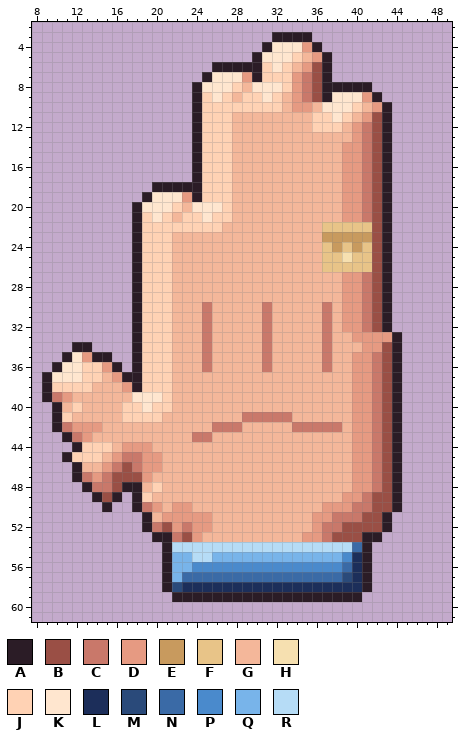
File history of a pixel-art file, aseprite-source/v3/items/final/ico/ico-hand-stop.aseprite. That is the earlier state.
64x64 pixels, 1 frame. Shown: x 8..49, y 2..61.
Palette (. is transparent): A #2b1c26  B #9a4f45  C #c9786a  D #e69a82  E #c89a5e  F #e8c488  G #f4b79a  H #f6e0b0  J #ffd2b4  K #ffe6cf  L #1c2e5a  M #2a4a7a  N #3a6aa6  P #4a8acc  Q #78b4ea  R #b6dcf6
Pixels before (only the part around the change), first column x 8:
 2 ..........................................
 3 ........................AAAA..............
 4 .......................AKKKDA.............
 5 ......................AKKKJGDA............
 6 ..................AAAAAJKJGDBA............
 7 .................AKKKDAJJJDCBA............
 8 ................AKKKJGKKKJDCBAAAAA........
 9 ................AJKJGJJKJGDCBAKKKDA.......
10 ................AJJJJJJJJGDDGKKKJGDA......
11 ................AJJJGGGGGGGGJJKJGDBA......
12 ................AJJJGGGGGGGGJJJGDCBA......
13 ................AJJJGGGGGGGGGGGGDCBA......
14 ................AJJJGGGGGGGGGGGDDCBA......
15 ................AJJJGGGGGGGGGGGDDCBA......
16 ................AJJJGGGGGGGGGGGDDCBA......
17 ................AJJJGGGGGGGGGGGDDCBA......
18 ............AAAAAJJJGGGGGGGGGGGDDCBA......
19 ...........AKKKDAJJJGGGGGGGGGGGDDCBA......
20 ..........AKKKJGKKKJGGGGGGGGGGGDDCBA......
21 ..........AJKJGJJKJJGGGGGGGGGGGDDCBA......
22 ..........AJJJJJJJJGGGGGGGGGGFFFFFBA......
23 ..........AJJJGGGGGGGGGGGGGGGEEEEEBA......
24 ..........AJJJGGGGGGGGGGGGGGGFEFEFBA......
25 ..........AJJJGGGGGGGGGGGGGGGFFHFFBA......
26 ..........AJJJGGGGGGGGGGGGGGGFFFFFBA......
27 ..........AJJJGGGGGGGGGGGGGGGGGDDCBA......
28 ..........AJJJGGGGGGGGGGGGGGGGGDDCBA......
29 ..........AJJJGGGGGGGGGGGGGGGGGDDCBA......
30 ..........AJJJGGGCGGGGGCGGGGGCGDDCBA......
31 ..........AJJJGGGCGGGGGCGGGGGCGDDCBA......
32 ..........AJJJGGGCGGGGGCGGGGGCGDDCBA......
33 ..........AJJJGGGCGGGGGCGGGGGCGGDDDDA.....
34 ....AA....AJJJGGGCGGGGGCGGGGGCGGGDDBA.....
35 ...AKDAA..AJJJGGGCGGGGGCGGGGGCGGDDCBA.....
36 ..AKKJJDA.AJJJGGGCGGGGGCGGGGGCGGDDCBA.....
37 .AKKKJJGDAAJJJGGGGGGGGGGGGGGGGGGDDCBA.....
38 .AJJJJGGGDAJJJGGGGGGGGGGGGGGGGGGDDCBA.....
39 .ACDGGGGGGKKKJGGGGGGGGGGGGGGGGGGDDCBA.....
40 ..AGJGGGGJJKJJGGGGGGGGGGGGGGGGGGDDCBA.....
41 ..AJGGGGGJJJJGGGGGGGGCCCCCGGGGGGDDCBA.....
42 ..ACDDDGGGGGGGGGGGCCCGGGGGCCCCCGDDCBA.....
43 ...ACDGGGGGGGGGGCCGGGGGGGGGGGGGGDDCBA.....
44 ....AJJJGDDDGGGGGGGGGGGGGGGGGGGGDDCBA.....
45 ...AJJJGDCCDDGGGGGGGGGGGGGGGGGGGDDCBA.....
46 ....AGGDCBCDDGGGGGGGGGGGGGGGGGGGDDCBA.....
47 ....ACDCBBBDGGGGGGGGGGGGGGGGGGGGDDCBA.....
48 .....ACCBAAGJGGGGGGGGGGGGGGGGGGGDDCBA.....
49 ......ABA.AJGGGGGGGGGGGGGGGGGGGDDCBBA.....
50 .......A..ACDGDDGGGGGGGGGGGGGDDDCCBBA.....
51 ...........AGDDDDDGGGGGGGGGGDDCCCBBA......
52 ...........ACBDCDDGGGGGGGGGGDCCBBBBA......
53 ............AACBDGGGGGGGGGGDDCBBBAA.......
54 .............ARRRRRRRRRRRRRRRRRRNA........
55 .............AQQRRQQQQQQQQQQQQQPLA........
56 .............AQQPPPPPPPPPPPPPPPNLA........
57 .............AQNNNNNNNNNNNNNNNNMLA........
58 .............AMLLLLLLLLLLLLLLLLLLA........
59 ..............AAAAAAAAAAAAAAAAAAA.........
60 ..........................................
61 ..........................................
The result:
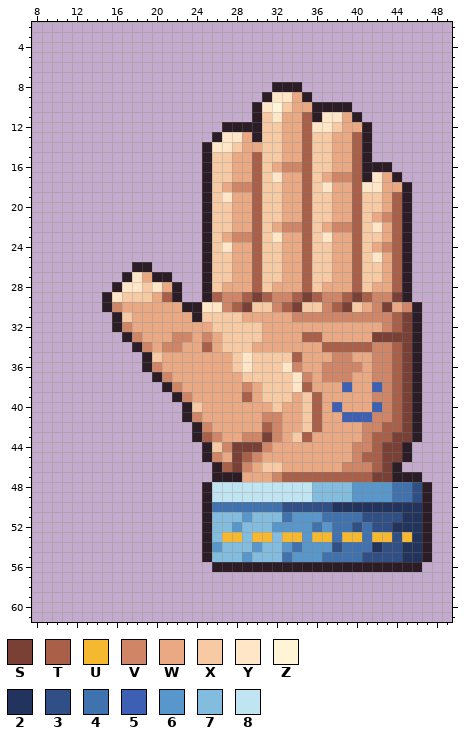
Colours new in this view: S #7a4036  T #a95f48  U #f5b82e  V #cf8566  W #eaa883  X #f7caa3  Y #ffe6c6  Z #fff4d6  2 #22345e  3 #2f4f86  4 #3f72ae  5 #3d5fb4  6 #5797cc  7 #82bde0  8 #bfe4f2
Edits made:
Changed rows in their new state; - is an unchanged pixel.
first column x 9:
 3 -----------------------....------------
 4 ----------------------......-----------
 5 ---------------------........----------
 6 -----------------............----------
 7 ----------------.............----------
 8 ---------------........AAA.......------
 9 ---------------.......AYYWA.......-----
10 ---------------......AYZXWWAAAA....----
11 ---------------......AXYWWTAYYWA...----
12 ---------------...AAAAXXWWTYYXWWA..----
13 ---------------..AYYWAXXWWTXXWWTA..----
14 ---------------.AYYXWWXXWWTXXWWTA..----
15 ---------------.AXXWWTXXWWTXXWWTA..----
16 ---------------.AXXWWTXWVVTXXWWTAA-----
17 ---------------.AXXWWTXYWWTXWVVTAYWA---
18 -----------.....AXWVVTXXWWTXYWWTYYWWA--
19 ----------......AXYWWTXXWWTXXWWTXXWTA--
20 ---------.......AXXWWTXXWWTXXWWTXXWTA--
21 ---------.......AXXWWTXXWWTXXWWTXWVTA--
22 ---------.......AXXWWTXWVVTXWVVTXYWTA--
23 ---------.......AXWVVTXYWWTXYWWTXXWTA--
24 ---------.......AXYWWTXXWWTXXWWTXWVTA--
25 ---------.......AXXWWTXXWWTXXWWTXYWTA--
26 ----------A.....AXXWWTXXWWTXXWWTXXWTA--
27 --------AYWAA...AXXWWTXXWWTXXWWTXXWTA--
28 -------AYYXYWA..AXWWWTXWWWTXWWWTXWWTA--
29 ------AYXXXWTA..ATVVTSTVVTSTVVTSTVVSA--
30 ------AVWWWWWWAAYYVTSXXVTSXXVTSXWVSWVA-
31 -------AXWWWWWWAXXXXWWWWWVVVVVVVVVVTSA-
32 -------AVWWWWWWWWXXXXXWWWWWWWWWWWWVTSA-
33 --------AVWWWVVWVWXXXXWWWWTTWWWWWSSSSA-
34 ---..-----VWVVWWTWXXXWWWWWWWTTTTTVVTSA-
35 --.....--.AXWWWWWWWXYXXXXTWWWVVWWVVTSA-
36 -.......-.AVWWWWWWWXYXXXYVWWVVVVWVVTSA-
37 ...........AVWWWWWWWXXXXXYVWVVVWWVVTSA-
38 ............AVWWWWWWVWXXXYTWWW5WW5VTSA-
39 .............AVWWWWWTWXXXWXTWWWWWVVTSA-
40 -.............AXWWWWWWWXWWXTW5WWW5VTSA-
41 -.............AVWWWWWWVVWWXTWW555VVTSA-
42 -..............AVWWWWWTVWWXTWWWWVVTTSA-
43 --.............ATVWWVVSVWXTWWWWWVTTSSA-
44 ---.............AXVSSSVWWWWWWWWVVTSSA--
45 --..............AVWSTVWWWWWWWWWVTTSSA--
46 ---..............ATSVWXXWWWWWWVVVTS----
47 ---..............AAAWWWVTTTTTTTTTSS-AA-
48 ----............A888888888877776666443A
49 -----...-.......A888888888877776666443A
50 ------.--.......A444444433333222222222A
51 ----------......A777677746664444333322A
52 ----------......A776777666646443433222A
53 -----------.....A7UU7UU7UU6UU4UU4UU3U2A
54 ------------....A677767764666344423322A
55 ------------....A777677746664444333322A
56 ------------.....AAAAAAAAAAAAAAA-AAAAA-
57 ------------.....................------
58 ------------.....................------
59 -------------...................-------
